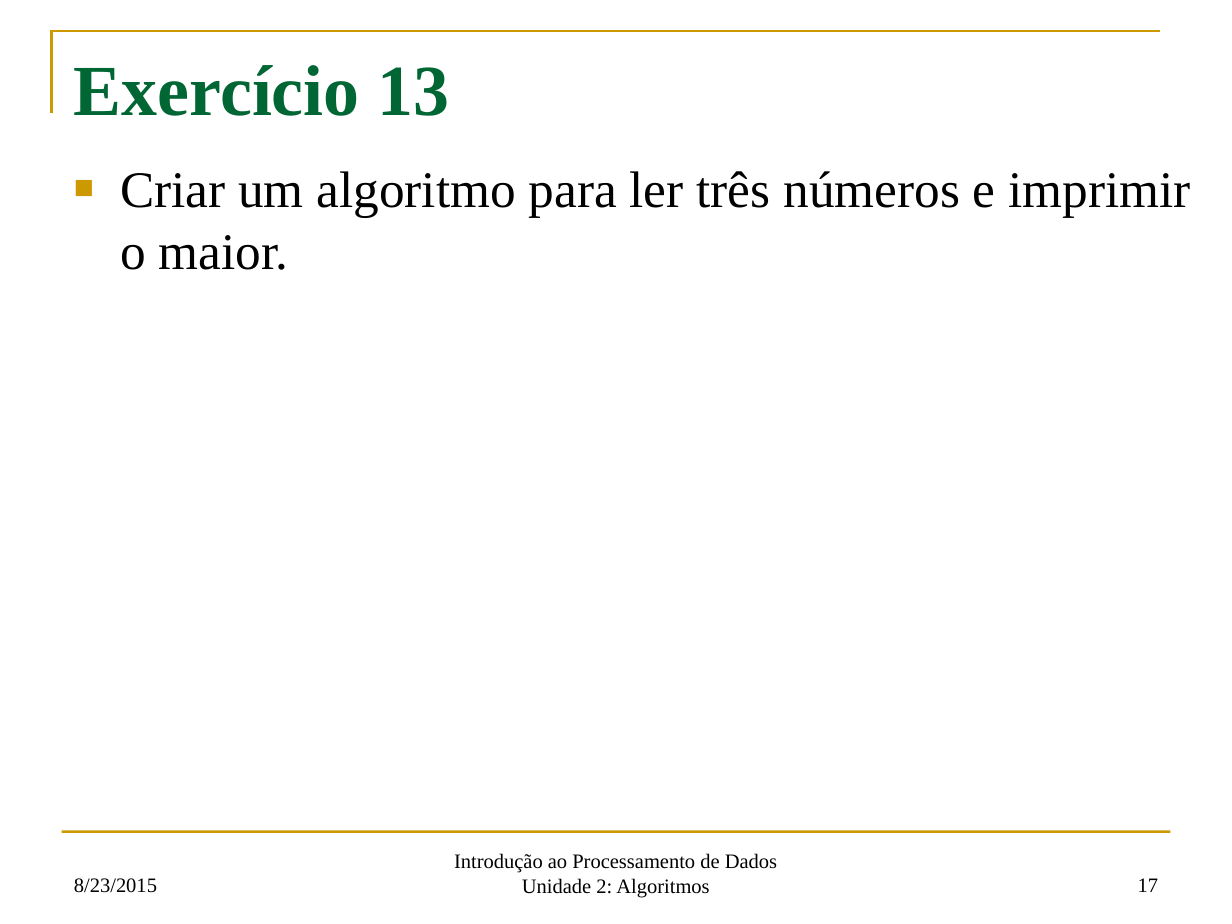
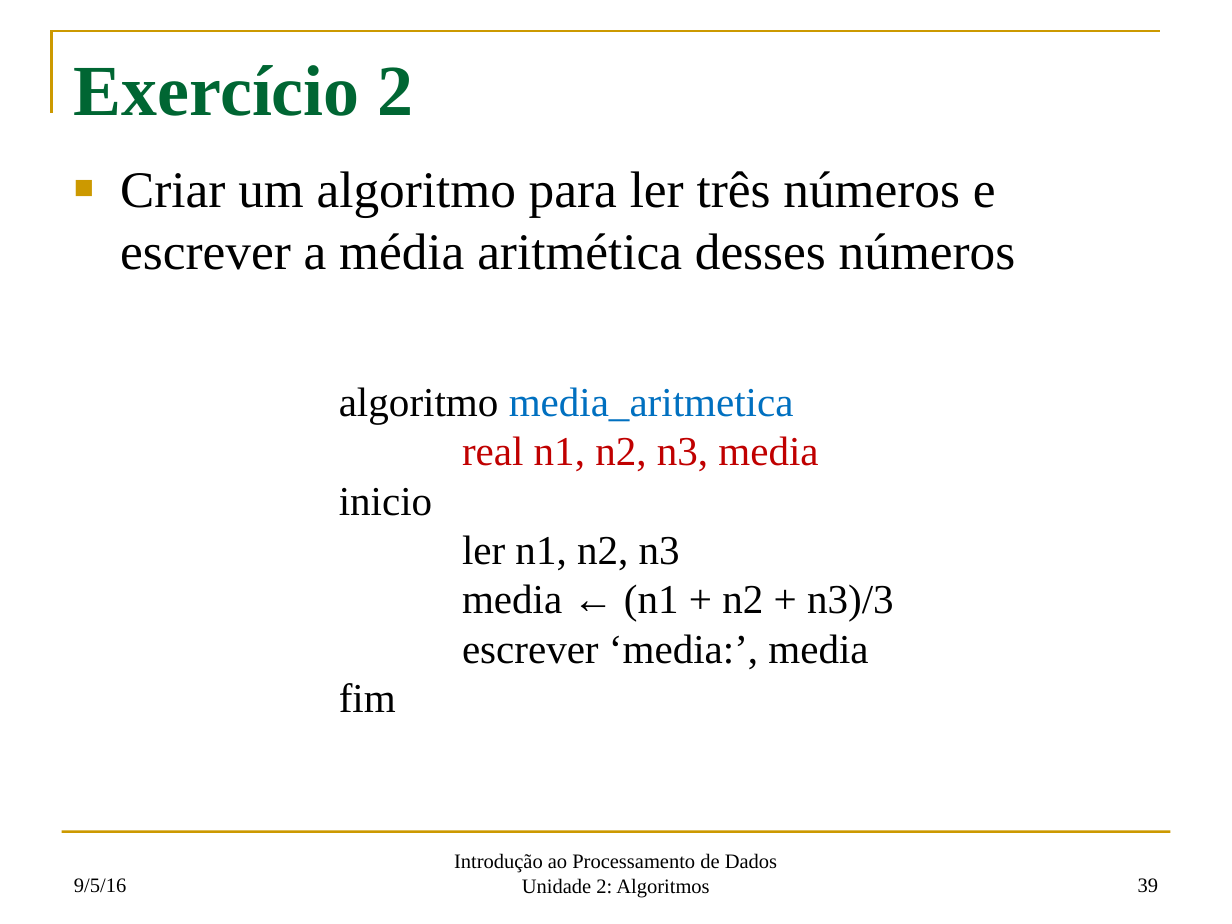
Before and after one commit to fsantanna-uerj/IPD, a slide deck: slide 39 of oficial/ipd-02.pptx (slide 17 before the commit). Drawn at 1232x924 pixels with LibreOffice and Linux fonts; fonts in the diff are those of the drawing. Boxes give left, top, right and bottom in pixels: in the first picture for what was removed or moved away, otherwise in the second. Text is boxed around its words. In the diff, an @@ line names an element or a change of style, - is before the commit and + after.

```diff
--- a/oficial/ipd-02.pptx
+++ b/oficial/ipd-02.pptx
@@ title at bbox=[74, 65, 414, 116]: text changed @@
-Exercício 13
+Exercício 2
@@ text at bbox=[120, 171, 1016, 270]: text changed @@
-■ Criar um algoritmo para ler três números e imprimir o maior.
+■ Criar um algoritmo para ler três números e escrever a média aritmética desses números
@@ text added at bbox=[339, 387, 894, 669], 24 pt, text #000000 @@
+algoritmo media_aritmetica
+real n1, n2, n3, media
+inicio
+ler n1, n2, n3
+media ← (n1 + n2 + n3)/3
+escrever ‘media:’, media
+fim
@@ text at bbox=[74, 878, 126, 893]: text changed @@
-8/23/2015
+9/5/16
@@ page number at bbox=[1138, 878, 1158, 893]: text changed @@
-17
+39
```
Also in this commit, not shown: 7 other slides changed, 38 slides added, 14 slides removed, 5 other files.
